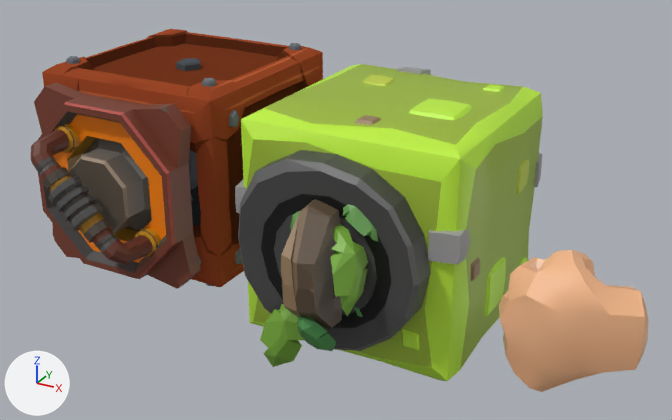
The Blender file VR/VR_SteamPunk/SP Grab Handle.blend: old version first, new version second.
One viewpoint serves both versions: a 50 mm camera at (4.11, -7.77, 2.33) aimed at (0.52, -1.24, -0.93). Arrows for +X, +Y and +Z are at lower left; the lights stay in place. The first picture is the older version.

The scene before the commit, as lines of its bpy script (objects in view):
```python
ob_ea_grabhandle_01a = bpy.data.objects.new('EA_GrabHandle_01a', me_cylinder)
ob_ea_grabhandle_01a.location = (0.906, -2.052, -1.142)
ob_ea_grabhandle_01a.scale = (0.869, 0.869, 0.869)
ob_ea_rotatingbase_01a = bpy.data.objects.new('EA_RotatingBase_01a', me_cylinder_004)
ob_ea_rotatingbase_01a.location = (0.913, -1.874, -0.931)
ob_ea_sp_grabhandle_01a = bpy.data.objects.new('EA_SP_GrabHandle_01a', me_ea_sp_grabhandle_01a)
ob_ea_sp_grabhandle_01a.parent = ob_ea_sp_rotatingbase_01a
ob_ea_sp_grabhandle_01a.location = (-1.303, -2.129, -0.789)
ob_ea_sp_maincube_cute_001 = bpy.data.objects.new('EA_SP_MainCube_Cute.001', me_cube_055)
ob_ea_sp_maincube_cute_001.location = (-1.318, -0.824, -0.494)
ob_ea_sp_maincube_cute_001.scale = (1.0, 1.0, 1.27)
ob_ea_sp_rotatingbase_01a = bpy.data.objects.new('EA_SP_RotatingBase_01a', me_ea_sp_rotatingbase_01a)
ob_ea_sp_rotatingbase_01a.location = (-1.291, -1.855, -0.778)
ob_mesh_cube_green_01a_014 = bpy.data.objects.new('Mesh_Cube_Green_01a.014', me_cube_083)
ob_mesh_cube_green_01a_014.parent = ob_mesh_cube_green_01a_018
ob_mesh_cube_green_01a_014.location = (1.296, -0.41, 0.257)
ob_mesh_cube_green_01a_014.rotation_euler = (-11.0, 1.571, 0.0)  # degrees (90, 90, 0)
ob_mesh_cube_green_01a_014.scale = (6.02, 6.02, 6.02)
ob_mesh_cube_green_01a_016 = bpy.data.objects.new('Mesh_Cube_Green_01a.016', me_cube_083)
ob_mesh_cube_green_01a_016.parent = ob_mesh_cube_green_01a_018
ob_mesh_cube_green_01a_016.location = (-0.63, -0.41, 0.257)
ob_mesh_cube_green_01a_016.rotation_euler = (-9.425, 1.571, 0.0)  # degrees (180, 90, 0)
ob_mesh_cube_green_01a_016.scale = (6.02, 6.02, 6.02)
ob_mesh_cube_green_01a_017 = bpy.data.objects.new('Mesh_Cube_Green_01a.017', me_cube_083)
ob_mesh_cube_green_01a_017.parent = ob_mesh_cube_green_01a_018
ob_mesh_cube_green_01a_017.location = (1.296, 1.516, 0.257)
ob_mesh_cube_green_01a_017.rotation_euler = (-6.283, 1.571, 0.0)  # degrees (-360, 90, 0)
ob_mesh_cube_green_01a_017.scale = (6.02, 6.02, 6.02)
ob_mesh_cube_green_01a_018 = bpy.data.objects.new('Mesh_Cube_Green_01a.018', me_cube_084)
ob_mesh_cube_green_01a_018.location = (0.0, 0.0, 0.0)
ob_mesh_cube_green_01a_018.scale = (0.976, 0.976, 0.976)
# also in view: 'EA_Hand' at (2.9, -2.35, -0.83)
```
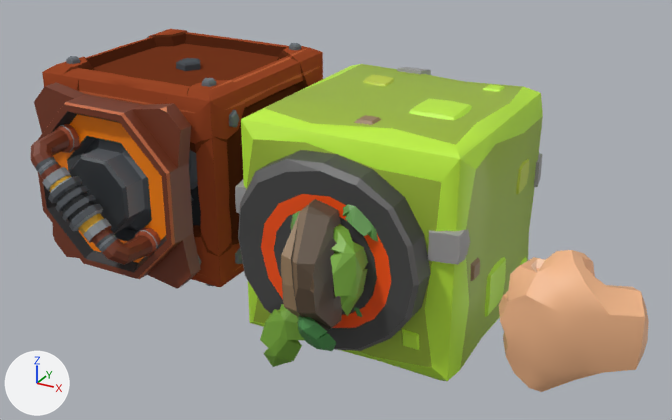
The change, as a diff of the scene's bpy script:
```diff
--- a/VR/VR_SteamPunk/SP Grab Handle.blend.py
+++ b/VR/VR_SteamPunk/SP Grab Handle.blend.py
@@ mat_material_003 @@
 mat_material_003 = principled_material('Material.003')
-mat_material_003.texture = img_ea_mesh_cube_green_tex_coloratlas_01_png
+mat_material_003.texture = img_tex_coloratlas_01_png
@@ me_ea_sp_grabhandle_01a @@
 me_ea_sp_grabhandle_01a.from_pydata(...)  # 476 vertices, 448 faces; spans x -0.556..0.544, y -0.496..0.107, z -0.551..0.537
 # used by ob_ea_sp_grabhandle_01a; parent = ob_ea_sp_rotatingbase_01a; location = (-1.303, -2.129, -0.789)
+# me_ea_sp_grabhandle_01a part 1: texture (UV) coordinates of 448 of 448 faces, centred in x -0.549..0.538, y -0.473..0.055, z -0.544..0.531, changed; they spanned u 0.36..0.71, v 0.14..0.39 and now span u 0.03..0.72, v 0.47..0.68
 me_ea_sp_grabhandle_01a.materials.append(mat_material_003)
@@ me_ea_sp_rotatingbase_01a @@
 me_ea_sp_rotatingbase_01a.from_pydata(...)  # 108 vertices, 95 faces; spans x -0.85..0.79, y -0.37..0.0, z -0.87..0.81
 # used by ob_ea_sp_rotatingbase_01a; location = (-1.291, -1.855, -0.778)
+# me_ea_sp_rotatingbase_01a part 2: texture (UV) coordinates of 95 of 95 faces, centred in x -0.83..0.76, y -0.37..-0.07, z -0.84..0.8, changed; they spanned u 0.45..0.89, v 0.2..0.42 and now span u 0.15..0.73, v 0.52..0.77
 me_ea_sp_rotatingbase_01a.materials.append(mat_material_003)
```

Boxes (x1, y1, x2, y2) around the edits, measured in the pictures (672 x 420 px):
'EA_SP_RotatingBase_01a', surface changed
    both: (38, 100, 176, 272)
'EA_RotatingBase_01a', surface changed (black to orange)
    both: (257, 191, 395, 331)
'EA_SP_GrabHandle_01a', surface changed
    both: (32, 124, 161, 265)
